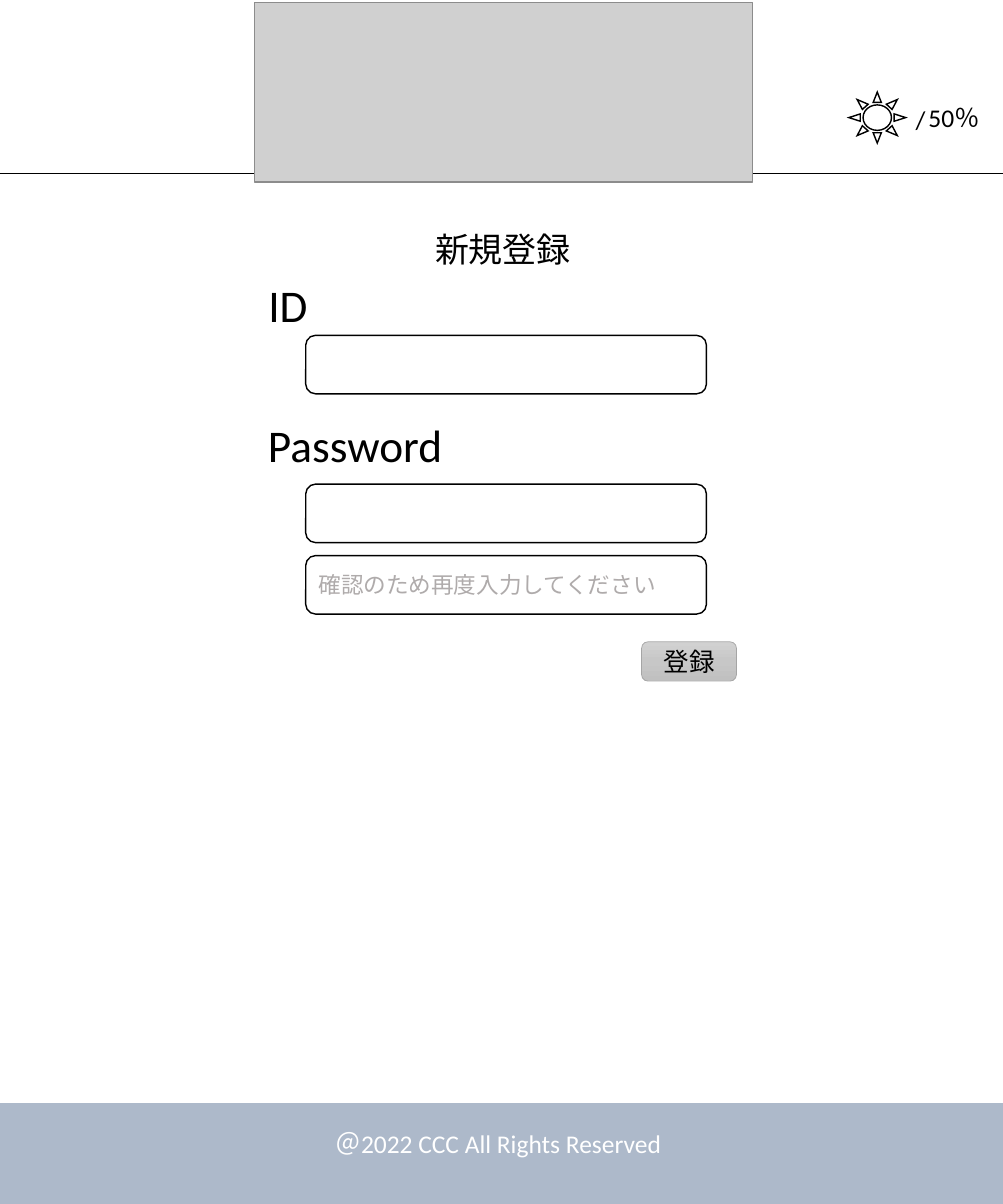
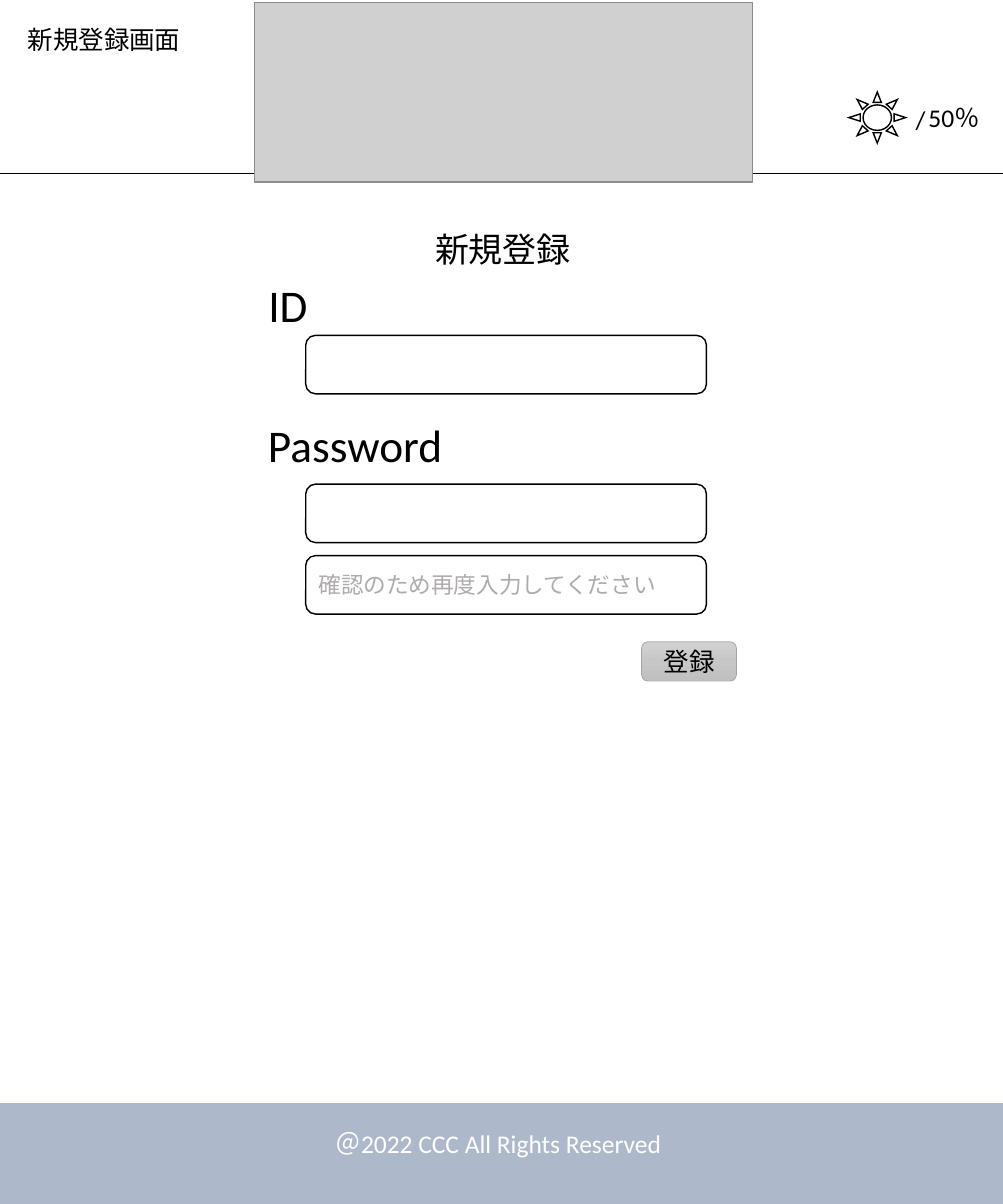
Before and after one commit to dojo2022/E-4, a slide deck: slide 1 of doc/デザイン.pptx. Drawn at 1003x1204 pixels with LibreOffice and Linux fonts; fonts in the diff are those of the drawing; grey boxes stand for pictures. Boxes give left, top, right and bottom in pixels: in the first picture for what was removed or moved away, otherwise in the second. Text is boxed around its words. In the diff, an @@ line names an element or a change of style, - is before the commit and + after.

Commit message:
エラー画面追加

```diff
--- a/doc/デザイン.pptx
+++ b/doc/デザイン.pptx
@@ text added at bbox=[28, 27, 181, 51], 18 pt, text #000000 @@
+新規登録画面
```
Also in this commit, not shown: 1 other slide changed, 2 slides added.
